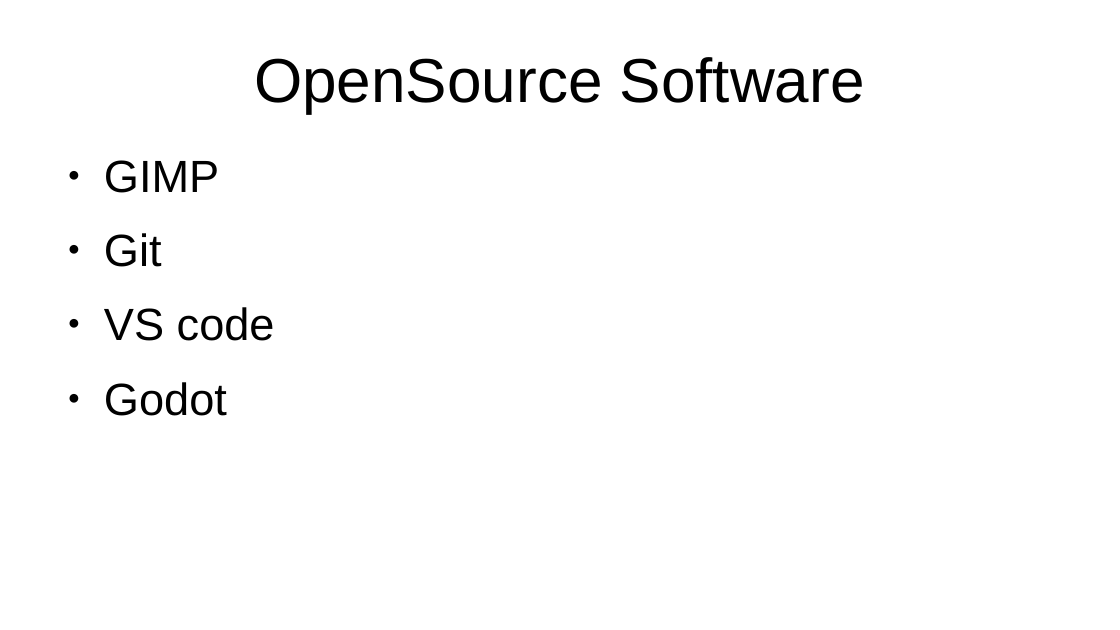
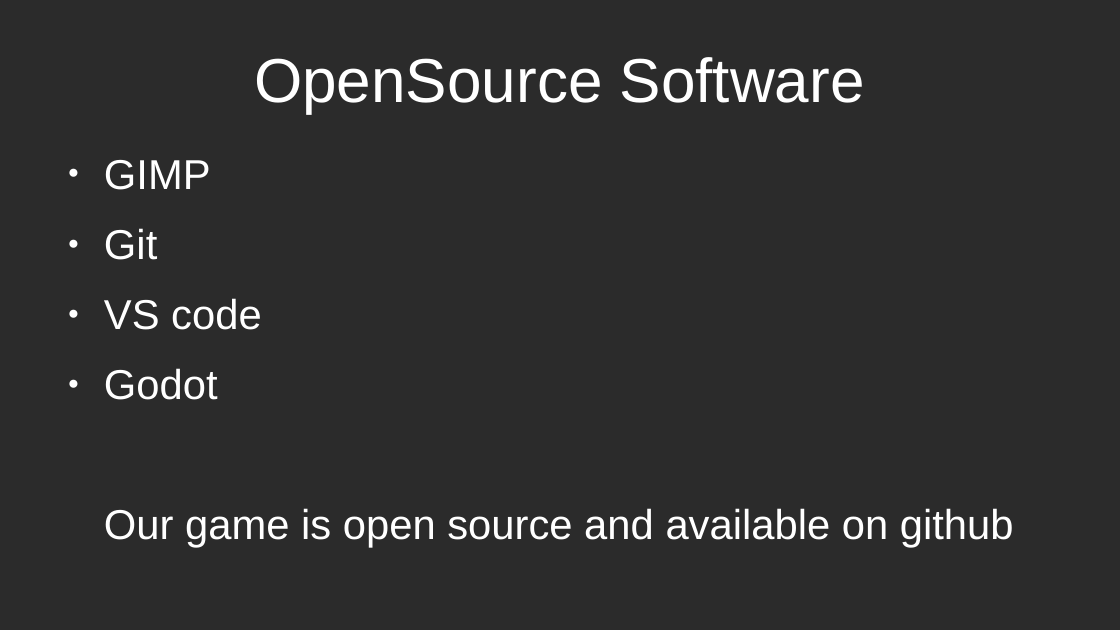
Before and after one commit to Gabi-Zar/The-Last-Aborigene, a slide deck: slide 4 of assets/diapo.odp (slide 3 before the commit). Drawn at 1120x630 pixels with LibreOffice and Linux fonts; fonts in the diff are those of the drawing; background and template pictures are left out; a plain dark background stands for a picture behind light text. Boxes give left, top, right and bottom in pixels: in the first picture for what was removed or moved away, otherwise in the second. Text is boxed around its words. In the diff, an @@ line names an element or a change of style, - is before the commit and + after.

```diff
--- a/assets/diapo.odp
+++ b/assets/diapo.odp
@@ background #FFFFFF to picture (left out) @@
@@ title "OpenSource Software" at (254, 57, 865, 113): text colour #000000 to #FFFFFF @@
@@ text at (104, 160, 262, 400): size 32 to 29.6 pt, text colour #000000 to #FFFFFF in "GIMP", "Git", "VS code", "Godot"; bullet colour #000000 to #FFFFFF @@
@@ text at (104, 508, 1014, 548): paragraph added @@
+Our game is open source and available on github
```
Also in this commit, not shown: 1 other slide changed, 1 slide added, 7 other files.
